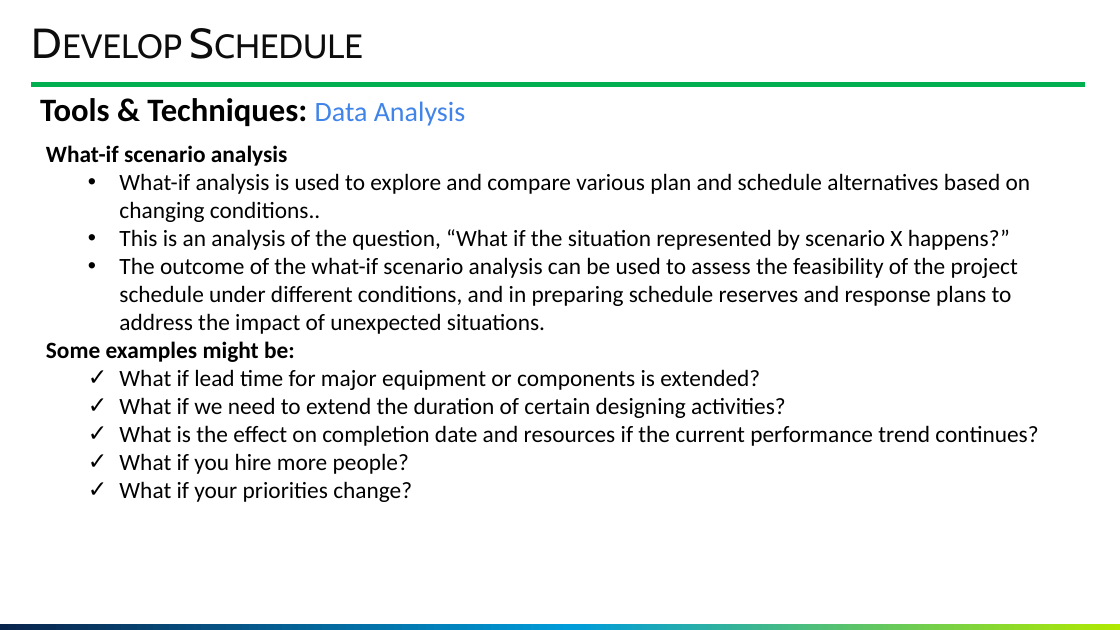
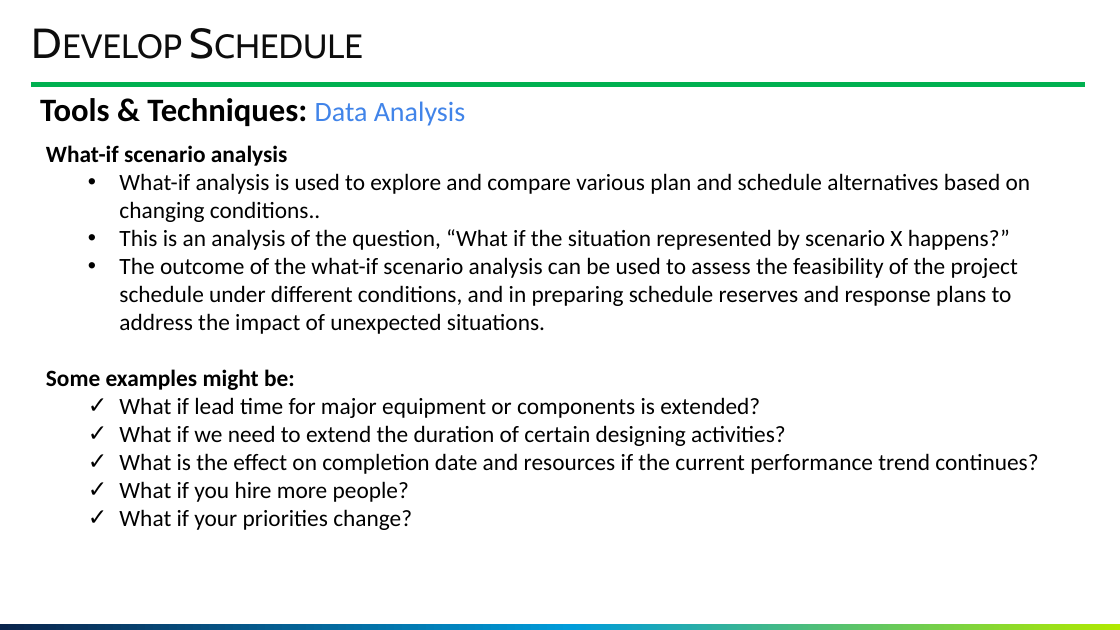
Before and after one commit to GoonerMAK/SWE_4803_Software_Project_Management, a slide deck: slide 129 of SWE 4803_Lec5_part1.pptm. Drawn at 1120x630 pixels with LibreOffice and Linux fonts; fonts in the diff are those of the drawing; background and template pictures are left out. Boxes give left, top, right and bottom in pixels: in the first picture for what was removed or moved away, otherwise in the second. Text is boxed around its words. In the diff, an @@ line names an element or a change of style, - is before the commit and + after.

```diff
--- a/SWE 4803_Lec5_part1.pptm
+++ b/SWE 4803_Lec5_part1.pptm
@@ text "What-if scenario analysis" rewrapped from [46, 145, 1038, 502] to [46, 145, 1038, 530] @@
```
Also in this commit, not shown: 18 other slides changed, 1 slide added, 4 other files.
